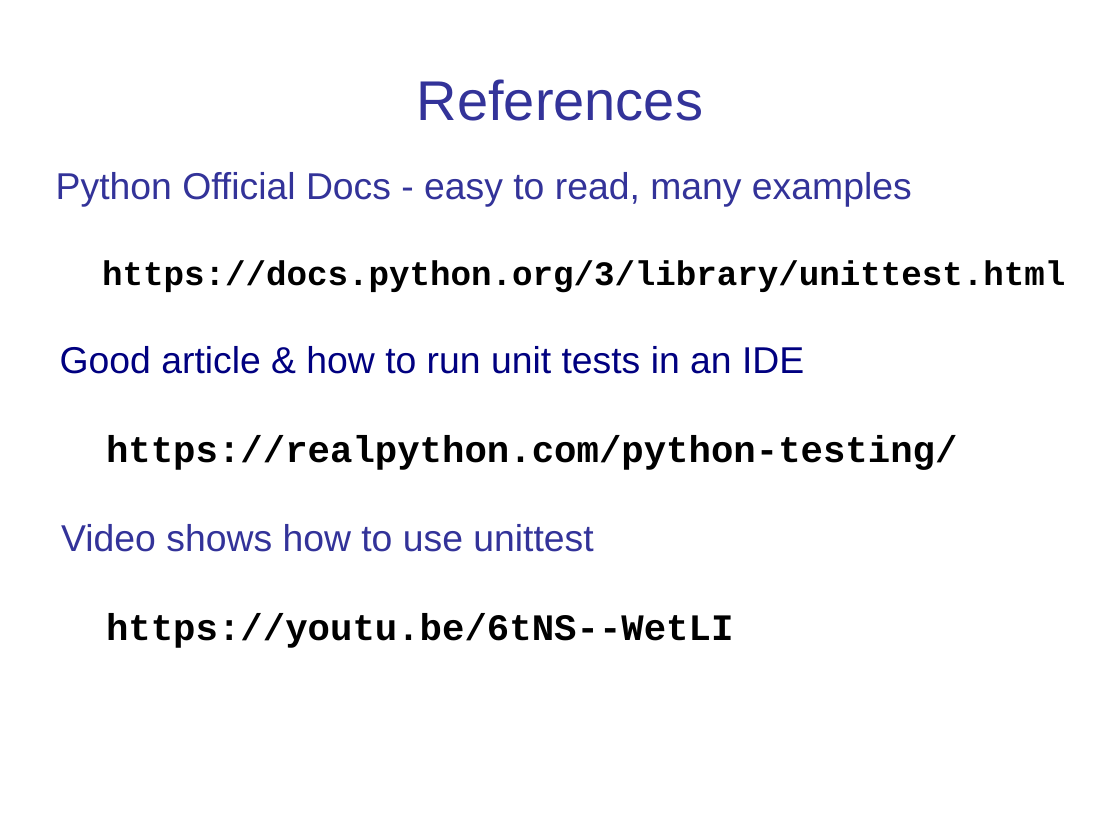
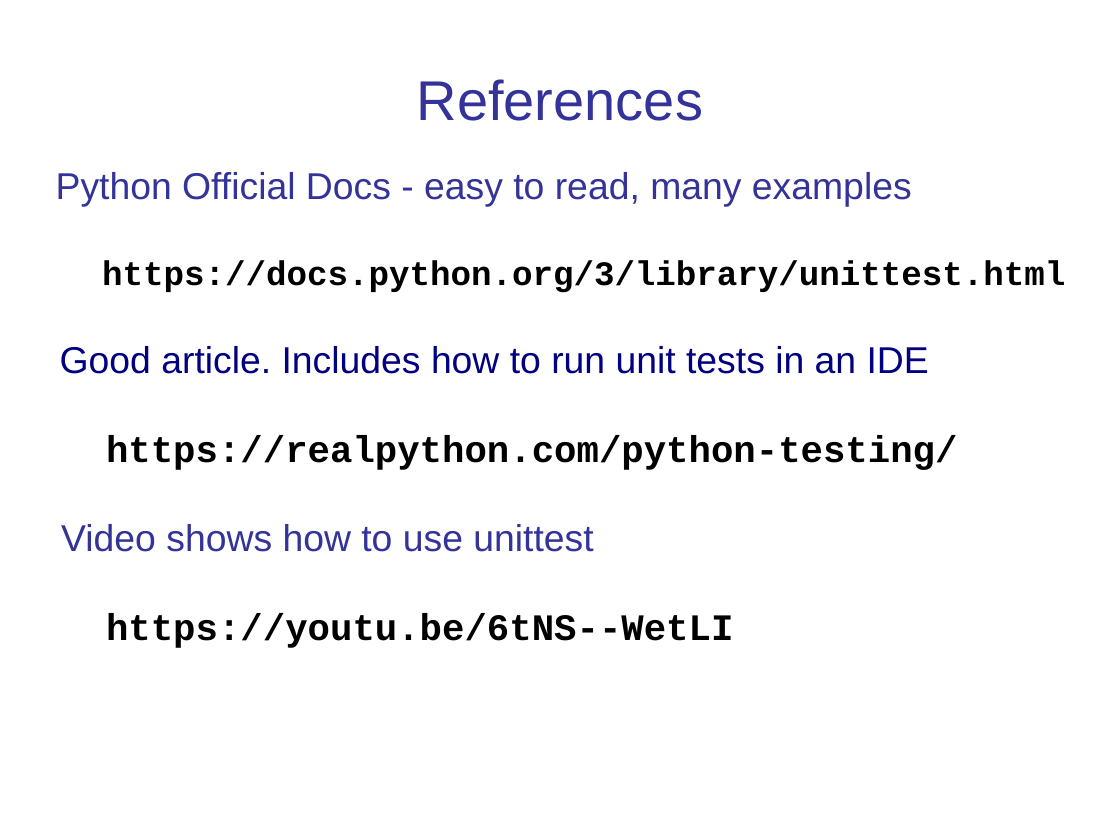
Before and after one commit to cpske/ISP, a slide deck: slide 42 of testing/Python-Unit-Testing.pptx (slide 41 before the commit). Drawn at 1120x840 pixels with LibreOffice and Linux fonts; fonts in the diff are those of the drawing. Boxes give left, top, right and bottom in pixels: in the first picture for what was removed or moved away, otherwise in the second. Text is boxed around its words. In the diff, an @@ line names an element or a change of style, - is before the commit and + after.

```diff
--- a/testing/Python-Unit-Testing.pptx
+++ b/testing/Python-Unit-Testing.pptx
@@ text at (60, 346, 929, 374): text changed @@
-Good article & how to run unit tests in an IDE
+Good article. Includes how to run unit tests in an IDE
```
Also in this commit, not shown: 13 other slides changed, 3 slides added, 2 slides removed, 25 other files.
